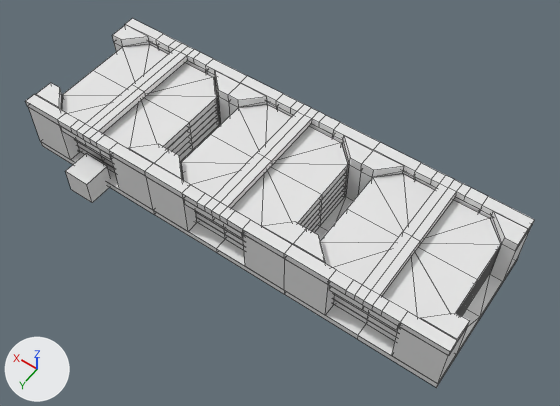
Two versions of the Blender file MarkerAndCards.blend, one commit apart.
Both versions are drawn from a 50 mm lens placed at (-9.3, 26.4, 41.3), pointed at (9.2, 0.6, 0.7). Lighting does not change. The marker at lower left points along +X, +Y and +Z. Mesh edges are drawn as thin lines.

Objects in the first picture: 'Cube', 'DBase', 'DMarker', 'DTop'.
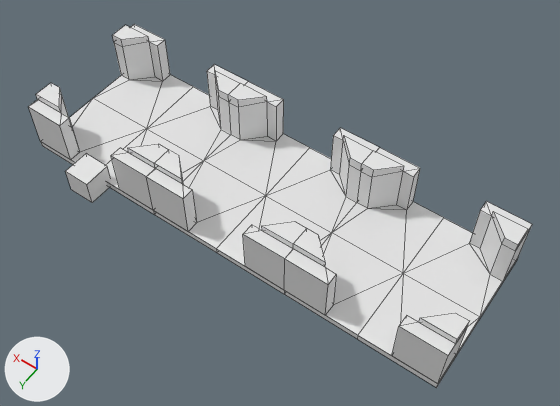
Diff of the bpy script that builds the scene:
```diff
--- a/MarkerAndCards.blend.py
+++ b/MarkerAndCards.blend.py
@@ ob_dtop @@
 _m = ob_dtop.modifiers.new('Array', 'ARRAY')
 _m.constant_offset_displace = (0.0, 0.0, 0.0)
+ob_dtop.hide_set(True)
@@ ob_dmarker @@
 _m = ob_dmarker.modifiers.new('Array.001', 'ARRAY')
 _m.relative_offset_displace = (1.21, 0.0, 0.0)
+ob_dmarker.hide_set(True)
```

Changed parts and their boxes [x1, y1, x2, y2] in the pictures (560 x 406 px):
'DMarker', hidden: before [62, 44, 501, 341]
'DTop', hidden: before [26, 18, 535, 356]
'DBase', unchanged, uncovered by the edit: before [28, 25, 530, 388]; after [28, 24, 532, 388]
